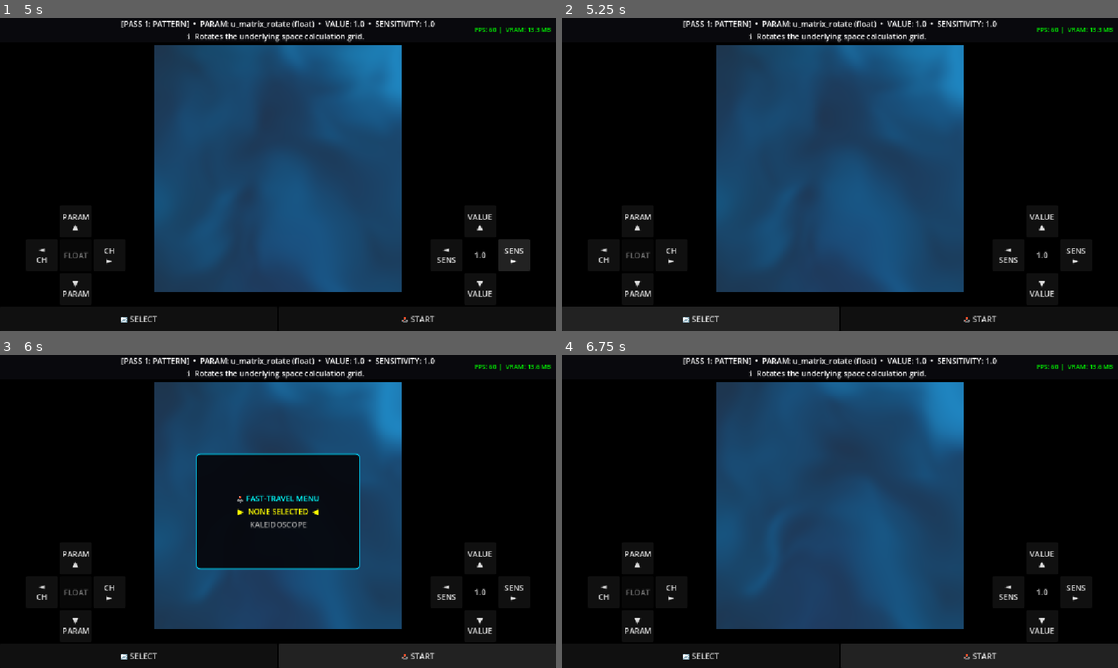
Above: before the commit, frames 1-4 (two rows, left to right).
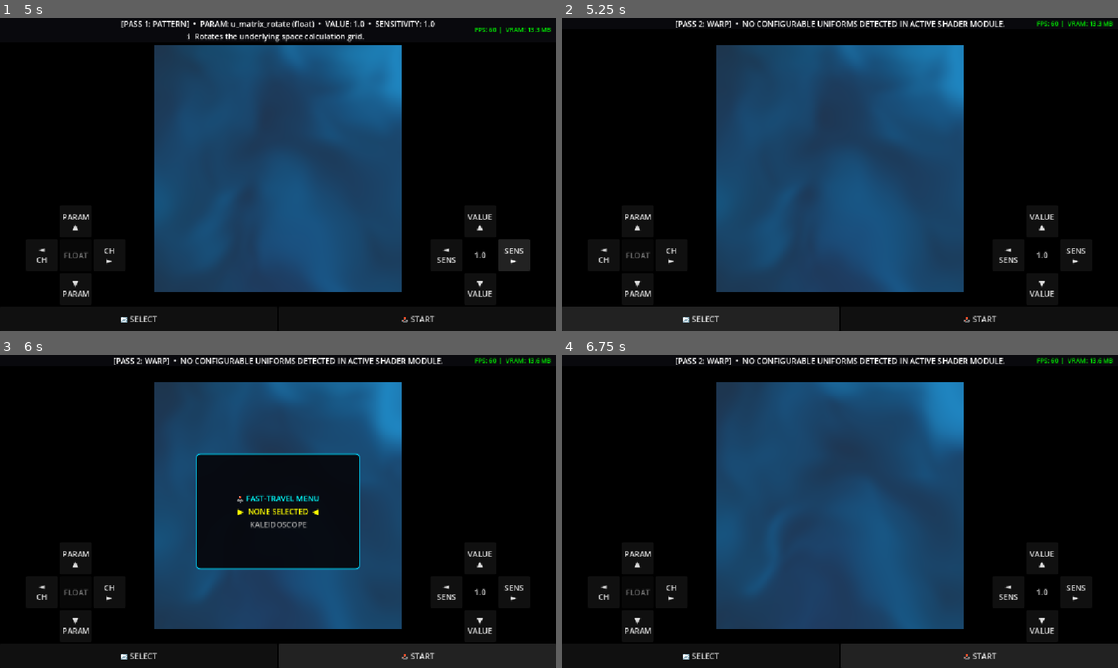
Above: after the commit, the same moments.

Repository: ocybin-solo/TATOOL
Game: Godot game, scene res://main.tscn
Same seed, same stepped clock (60 frames per second), same inputs: the game is played once before the commit and once after it.
Inputs:
- Up to frame 1 (5 s): click "PARAM ▲" at 0.5 s; click "◄ CH" at 1.25 s; click "CH ►" at 2 s; click "▼ PARAM" at 2.75 s; click "◄ SENS" at 3.5 s; click "SENS ►" at 4.25 s
- Up to frame 2 (5.25 s): click "🔄 SELECT" at 5 s
- Up to frame 3 (6 s): click "🕹️ START" at 5.75 s
- Up to frame 4 (6.75 s): click "🕹️ START" at 6.5 s

Frame 1 is identical in both runs. In frame 2, 1.6% of the frame differs, in the area x 20-100%, y 0-8%; in frame 3, 1.6%; in frame 4, 1.6%.

Commit message:
updated pass manager
which pass we are in is now controlled outside of our default shader file

Diff:
--- a/DynamicUI.gd
+++ b/DynamicUI.gd
@@ -370,9 +370,30 @@
 		var channels = [" [RED]", " [GREEN]", " [BLUE]", " [ALPHA]"]
 		return channels[active_sub_channel]
 	return ""
-
 func update_status_readout() -> void:
-	if parsed_uniforms.is_empty(): return
+	# Query the registered global group to dynamically find our current active pass layer index
+	var layer_header: String = "[PASS 1: PATTERN]"
+	var main_manager = get_tree().get_first_node_in_group("main_manager")
+
+	if main_manager:
+		match main_manager.get("active_shader_layer"):
+			0: layer_header = "[PASS 1: PATTERN]"
+			1: layer_header = "[PASS 2: WARP]"
+			2: layer_header = "[PASS 3: FILTERS]"
+
+	# --- FIXED BREAKOUT VALVE BLOCK ---
+	# If a pass contains no customizable parameters, update the text banner to show a clean state
+	if parsed_uniforms.is_empty():
+		label_status.text = "  %s  •  NO CONFIGURABLE UNIFORMS DETECTED IN ACTIVE SHADER MODULE.  " % layer_header
+		if label_sens_indicator:
+			label_sens_indicator.text = str(sensitivity)
+		# Clear out the color picker widget instantly if an empty pass is targeted
+		if active_color_picker:
+			active_color_picker.queue_free()
+			active_color_picker = null
+		return # Safe breakout after drawing the empty status ribbon update
+
+	# Process normal parameter text compilation if variables are present
 	var active = parsed_uniforms[active_index]
 	var u_type = active["type"]
 	if u_type == "float": btn_channel.text = "FLOAT"
@@ -384,16 +405,7 @@
 	var sens_str = str(sensitivity)
 	var desc_str = uniform_descriptions.get(p_name, "Adjustable hardware matrix parameter.")
 
-	# Query the registered global group to dynamically find our current active pass layer index
-	var layer_header: String = "[PASS 1: PATTERN]"
-	var main_manager = get_tree().get_first_node_in_group("main_manager")
-	if main_manager:
-		match main_manager.get("active_shader_layer"):
-			0: layer_header = "[PASS 1: PATTERN]"
-			1: layer_header = "[PASS 2: WARP]"
-			2: layer_header = "[PASS 3: FILTERS]"
-
-	# --- UPGRADED REAL-TIME HUD STATUS STRING CONCATENATION ---
+	# Upgraded HUD Status Concat Matrix Layout formatting
 	label_status.text = "  %s  •  PARAM: %s (%s)%s  •  VALUE: %s  •  SENSITIVITY: %s  \nℹ️  %s  " % [
 		layer_header, p_name, u_type, sub_ch, val_str, sens_str, desc_str
 	]
@@ -401,18 +413,16 @@
 	if label_sens_indicator:
 		label_sens_indicator.text = sens_str
 
-	# ==================== PASTE THE LIFECYCLE BLOCK HERE ====================
+	# Dynamic color picker panel box positioning lifecycle
 	if active["type"] == "vec4":
 		if not active_color_picker:
 			active_color_picker = ColorPicker.new()
-
 			active_color_picker.picker_shape = ColorPicker.SHAPE_HSV_WHEEL
 			active_color_picker.color_modes_visible = false
 			active_color_picker.sampler_visible = false
 			active_color_picker.sliders_visible = false
 			active_color_picker.presets_visible = false
 			active_color_picker.hex_visible = false
-
 			active_color_picker.size_flags_horizontal = Control.SIZE_EXPAND_FILL
 			active_color_picker.size_flags_vertical = Control.SIZE_SHRINK_BEGIN
 
@@ -423,7 +433,6 @@
 				uniform_values[p_name] = new_color
 				uniform_changed.emit(p_name, new_color)
 			)
-
 			right_upper_dock.add_child(active_color_picker)
 	else:
 		if active_color_picker:
--- a/MainManager.gd
+++ b/MainManager.gd
@@ -581,10 +581,9 @@
 
 	control_panel.update_status_readout()
 
-
 func load_default_test_shaders() -> void:
 	# =========================================================================
-	# PASS 1: MATRIX-WARPED INTERPOLATED DOMAIN GENERATOR
+	# PASS 1: INIGO QUILEZ DOMAIN WARPING (GENERATIVE MATH)
 	# =========================================================================
 	var p1_src = """
 	shader_type canvas_item;
@@ -602,6 +601,7 @@
 	uniform float u_warp_twist = 0.5;
 	uniform float u_warp_strength = 1.1;
 	uniform float u_noise_detail = 4.0;
+	uniform float u_noise_detail_limit = 5.0;
 	uniform float u_flow_speed = 0.4;
 
 	// CAT: Aesthetics & Tinting
@@ -625,32 +625,25 @@
 		return value;
 	}
 
-	// Helper function to build a 2D rotation matrix on the GPU
 	mat2 rotate2d(float angle) {
 		return mat2(vec2(cos(angle), -sin(angle)),
 		            vec2(sin(angle), cos(angle)));
 	}
 
 	void fragment() {
-		// 1. Center space and apply the custom scale matrix multiplier
 		vec2 st = (UV - 0.5) * u_space_scale;
-
-		// 2. Apply the primary base rotation matrix to the entire space grid
 		st = rotate2d(u_matrix_rotate) * st;
-		st += 0.5; // Translate back to procedural sampling bounds
+		st += 0.5;
 
 		float scaled_time = u_time * u_flow_speed;
 		mat2 twist_mat = rotate2d(u_warp_twist);
 
-		// 3. THE MAGIC: Rotate the coordinates *inside* the nesting layers of the warp!
 		vec2 q = vec2(fbm(st + vec2(scaled_time * 0.2)),
 		              fbm(st + vec2(5.2, 1.3) + vec2(scaled_time * 0.15)));
 
-		// Multiply the secondary calculation layer 'q' by our twist matrix
 		vec2 r = vec2(fbm(st + u_warp_strength * (twist_mat * q) + vec2(1.7, 9.2) + vec2(scaled_time * 0.3)),
 		              fbm(st + u_warp_strength * (twist_mat * q) + vec2(8.3, 2.8) + vec2(scaled_time * 0.05)));
 
-		// Calculate final field value
 		float final_field_math = fbm(st + u_warp_strength * r);
 
 		vec4 core_bg = mix(vec4(0.02, 0.02, 0.05, 1.0), vec4(0.12, 0.0, 0.22, 1.0), clamp(length(q), 0.0, 1.0));
@@ -659,12 +652,9 @@
 	"""
 
 	# =========================================================================
-	# PASS 2: GEOMETRIC KALEIDOSCOPE WARP (CLAUDE FIX INTEGRATED)
+	# INITIALIZE EFFECT PRESET DICTIONARY LIBRARIES
 	# =========================================================================
-
-
-	# ==================== POPULATE PRESET LIBRARIES AND DEFAULT TO PASSTHROUGH ====================
-	# 1. Store Pass 2 choices
+	# Populate Pass 2 Library
 	pass2_library["None Selected"] = PASSTHROUGH_SHADER_CODE
 	pass2_library["Kaleidoscope"] = """
 	shader_type canvas_item;
@@ -687,7 +677,7 @@
 	}
 	"""
 
-	# 2. Store Pass 3 choices (Note: reads u_warped_texture)
+	# Populate Pass 3 Library
 	pass3_library["None Selected"] = """
 	shader_type canvas_item;
 	uniform sampler2D u_warped_texture : filter_linear;
@@ -718,23 +708,27 @@
 		COLOR = vec4(center_color.rgb + glowing_borders, center_color.a);
 	}
 	"""
+
+	# =========================================================================
+	# COMPILE & HYDRATE CORE INSTANCE OBJECTS FOR BOOT
+	# =========================================================================
 	var s1 = Shader.new()
 	s1.code = p1_src
 
 	var s2 = Shader.new()
-	s2.code = pass2_library["None Selected"] # Compiles raw pass-through on boot
+	s2.code = pass2_library["None Selected"] # Defaults to Pass-Through
 
 	var s3 = Shader.new()
-	s3.code = pass3_library["None Selected"] # Compiles raw pass-through on boot
-
-	# Bind the actual live shader resources directly onto the materials
+	s3.code = pass3_library["None Selected"] # Defaults to Pass-Through
+
+	# Attach shaders to materials cleanly
 	pass1_material.shader = s1
 	pass2_material.shader = s2
 	pass3_material.shader = s3
 
-	# Firmly establish the texture processing lines
+	# Secure pipeline buffer textures links
 	pass2_material.set_shader_parameter("u_pattern_texture", pass1_viewport.get_texture())
 	pass3_material.set_shader_parameter("u_warped_texture", pass2_viewport.get_texture())
 
-	# Safely stream the text properties into the dynamic control block
+	# Ingest Pass 1 code variables directly into the Dynamic UI panel
 	control_panel.load_shader_source(p1_src)
